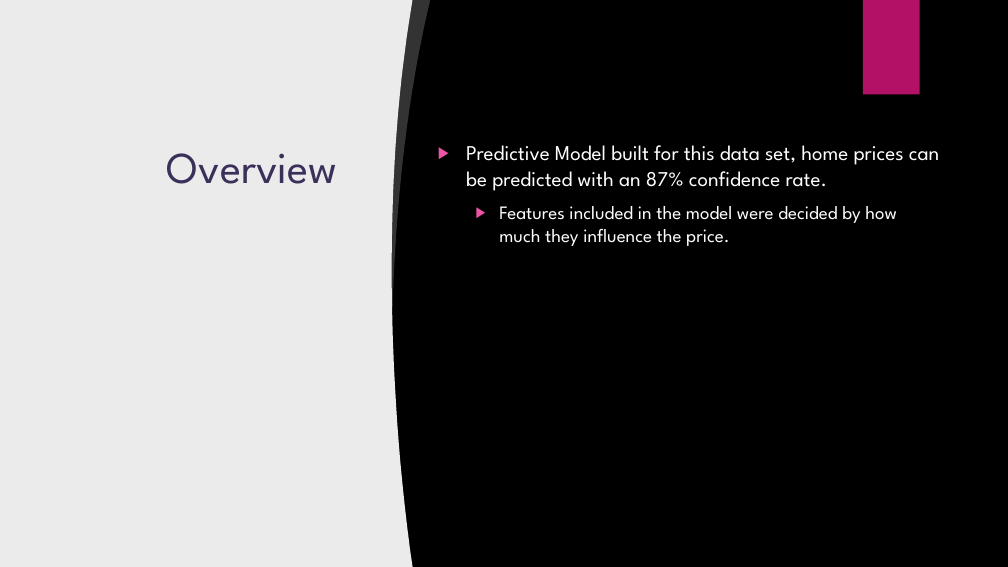
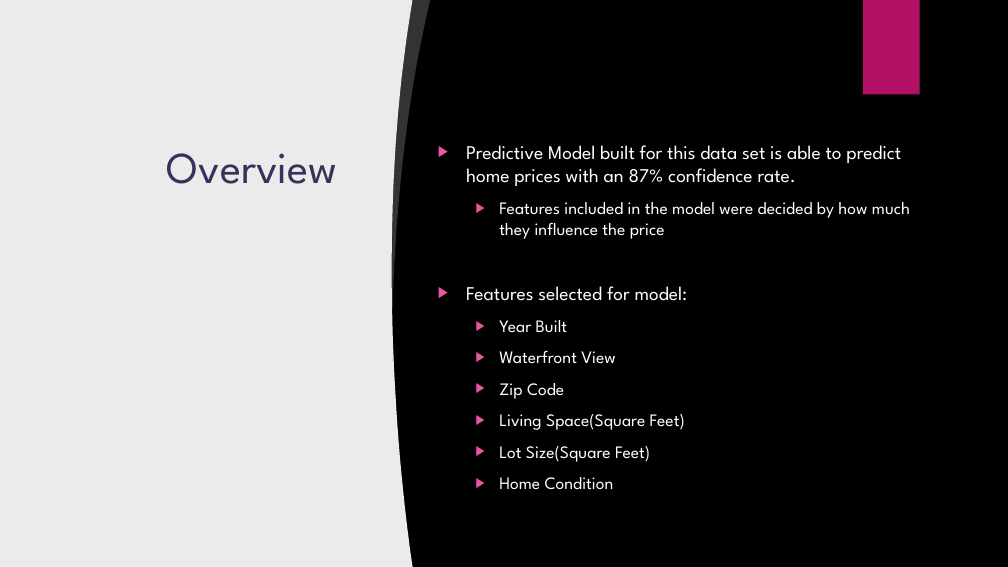
Before and after one commit to Jthomas3425/DSLabsv2, a slide deck: slide 2 of Projects/Mod 1 Final Project/presentation.pptx. Drawn at 1008x567 pixels with LibreOffice and Linux fonts; fonts in the diff are those of the drawing; background and template pictures are left out. Boxes give left, top, right and bottom in pixels: in the first picture for what was removed or moved away, otherwise in the second. Text is boxed around its words. In the diff, an @@ line names an element or a change of style, - is before the commit and + after.

Commit message:
Updated model, completed presentation

```diff
--- a/Projects/Mod 1 Final Project/presentation.pptx
+++ b/Projects/Mod 1 Final Project/presentation.pptx
@@ text at bbox=[466, 145, 910, 489]: text changed; size 20 to 16.6 pt @@
-▶ Predictive Model built for this data set, home prices can be predicted with an 87% confidence rate.
-  ▶ Features included in the model were decided by how much they influence the price.
+▶ Predictive Model built for this data set is able to predict home prices with an 87% confidence rate.
+  ▶ Features included in the model were decided by how much they influence the price
+▶ Features selected for model:
+  ▶ Year Built
+  ▶ Waterfront View
+  ▶ Zip Code
+  ▶ Living Space(Square Feet)
+  ▶ Lot Size(Square Feet)
+  ▶ Home Condition
```
Also in this commit, not shown: 3 other slides changed, 1 slide added, 1 slide removed, 1 other file.
